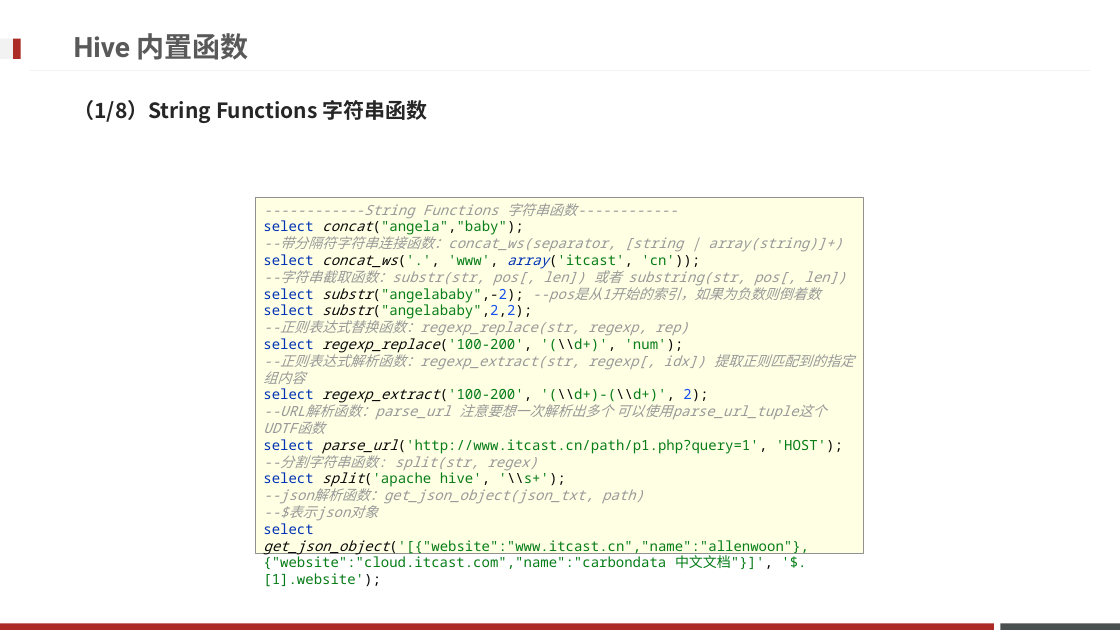
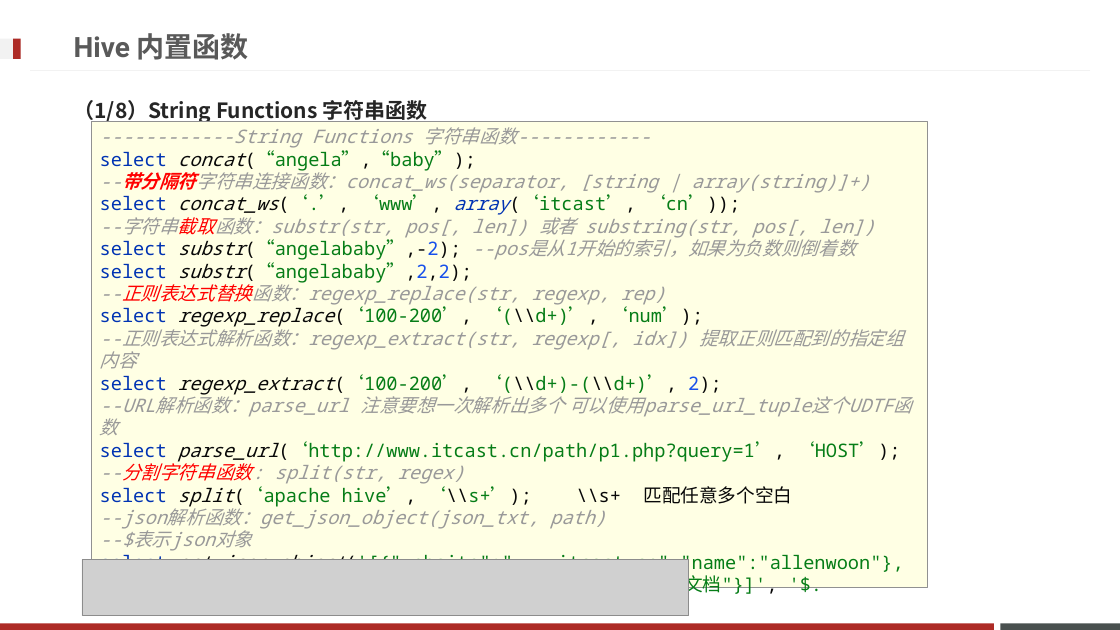
Before and after one commit to Legolas9999/big_data, a slide deck: slide 103 of Hadoop/大数据离线阶段--07(Hive DQL语法).pptx. Drawn at 1120x630 pixels with LibreOffice and Linux fonts; fonts in the diff are those of the drawing; grey boxes stand for pictures; background and template pictures are left out. Boxes give left, top, right and bottom in pixels: in the first picture for what was removed or moved away, otherwise in the second. Text is boxed around its words. In the diff, an @@ line names an element or a change of style, - is before the commit and + after.

```diff
--- a/Hadoop/大数据离线阶段--07(Hive DQL语法).pptx
+++ b/Hadoop/大数据离线阶段--07(Hive DQL语法).pptx
@@ rectangle "------------String Functions 字符串函数------------ select concat ...": place and size @@
-rectangle "------------String Functions 字符串函数------------ select concat ..." at [255, 197, 864, 554]
+rectangle "------------String Functions 字符串函数------------ select concat ..." at [92, 121, 928, 587]
@@ text in rectangle at [100, 127, 912, 597]: text changed; size 12 to 16 pt @@
-------------String Functions 字符串函数------------
-select concat("angela","baby");
---带分隔符字符串连接函数：concat_ws(separator, [string | array(string)]+)
-select concat_ws('.', 'www', array('itcast', 'cn'));
---字符串截取函数：substr(str, pos[, len]) 或者 substring(str, pos[, len])
-select substr("angelababy",-2); --pos是从1开始的索引，如果为负数则倒着数
-select substr("angelababy",2,2);
---正则表达式替换函数：regexp_replace(str, regexp, rep)
-select regexp_replace('100-200', '(\\d+)', 'num');
---正则表达式解析函数：regexp_extract(str, regexp[, idx]) 提取正则匹配到的指定组内容
-select regexp_extract('100-200', '(\\d+)-(\\d+)', 2);
---URL解析函数：parse_url 注意要想一次解析出多个 可以使用parse_url_tuple这个UDTF函数
-select parse_url('http://www.itcast.cn/path/p1.php?query=1', 'HOST');
---分割字符串函数: split(str, regex)
-select split('apache hive', '\\s+');
---json解析函数：get_json_object(json_txt, path)
---$表示json对象
-select get_json_object('[{"website":"www.itcast.cn","name":"allenwoon"}, {"website":"cloud.itcast.com","name":"carbondata 中文文档"}]', '$.[1].website');
+------------String Functions 字符串函数------------
+select concat(“angela”,“baby”);
+--带分隔符字符串连接函数：concat_ws(separator, [string | array(string)]+)
+select concat_ws(‘.’, ‘www’, array(‘itcast’, ‘cn’));
+--字符串截取函数：substr(str, pos[, len]) 或者 substring(str, pos[, len])
+select substr(“angelababy”,-2); --pos是从1开始的索引，如果为负数则倒着数
+select substr(“angelababy”,2,2);
+--正则表达式替换函数：regexp_replace(str, regexp, rep)
+select regexp_replace(‘100-200’, ‘(\\d+)’, ‘num’);
+--正则表达式解析函数：regexp_extract(str, regexp[, idx]) 提取正则匹配到的指定组内容
+select regexp_extract(‘100-200’, ‘(\\d+)-(\\d+)’, 2);
+--URL解析函数：parse_url 注意要想一次解析出多个 可以使用parse_url_tuple这个UDTF函数
+select parse_url(‘http://www.itcast.cn/path/p1.php?query=1’, ‘HOST’);
+--分割字符串函数: split(str, regex)
+select split(‘apache hive’, ‘\\s+’); \\s+ 匹配任意多个空白
+--json解析函数：get_json_object(json_txt, path)
+--$表示json对象
+select get_json_object('[{"website":"www.itcast.cn","name":"allenwoon"}, {"website":"cloud.itcast.com","name":"carbondata 中文文档"}]', '$.[1].website');
@@ picture added at [82, 560, 690, 616] @@
```
Also in this commit, not shown: 19 other slides changed.
